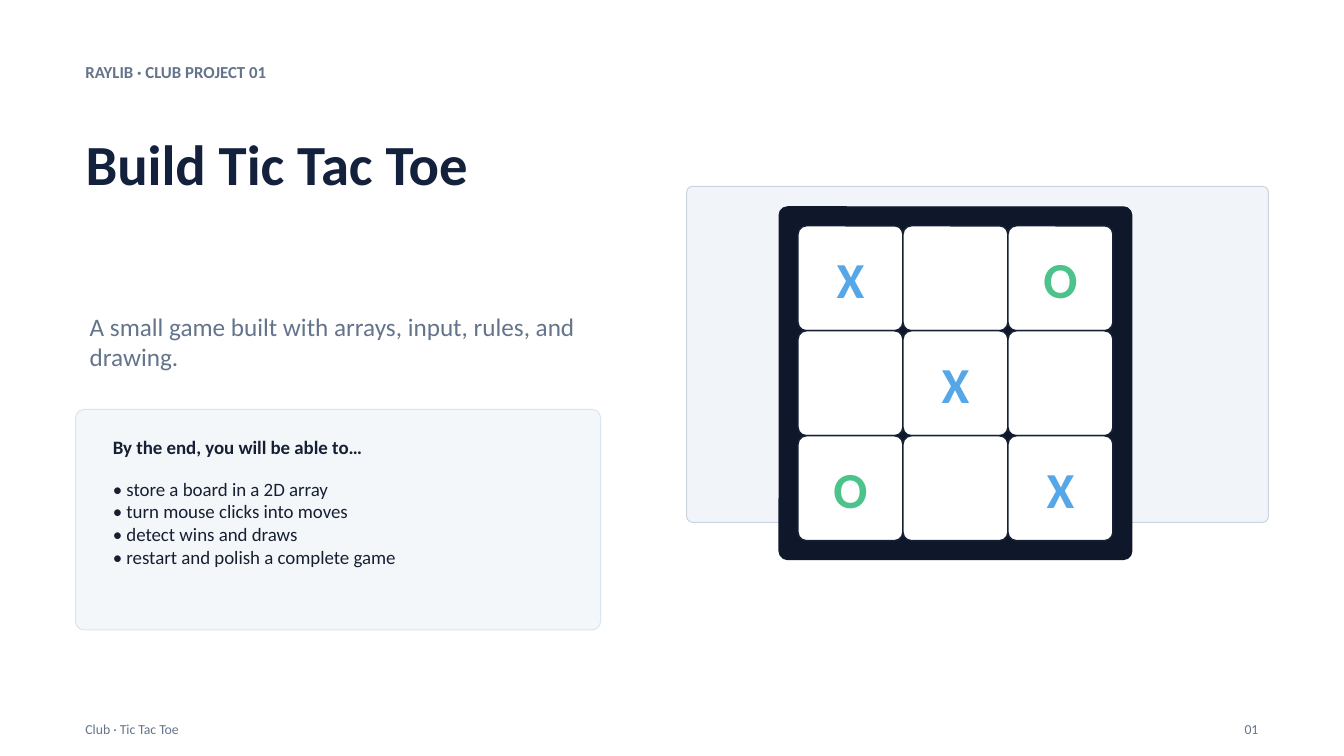
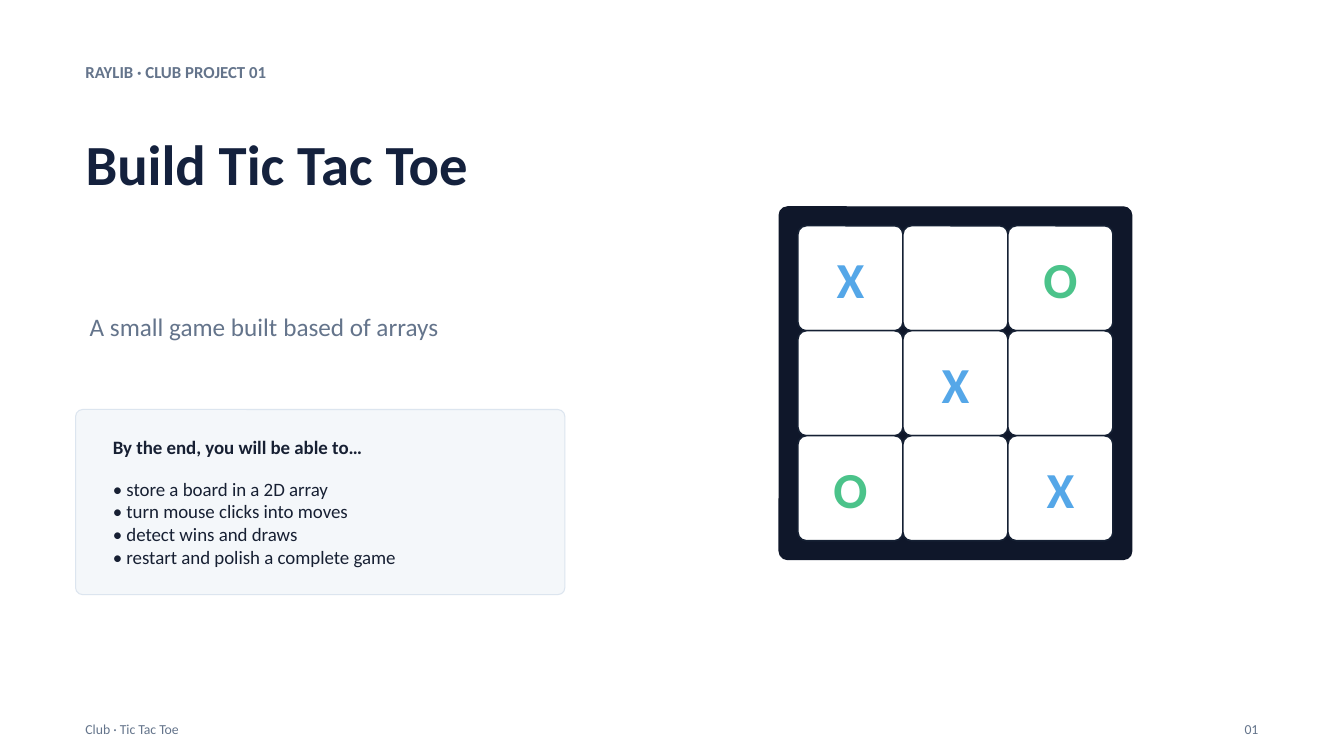
Before and after one commit to Akil0814/Club_code, a slide deck: slide 1 of 1-TicTacToe/tic_tac_toe.pptx. Drawn at 1344x756 pixels with LibreOffice and Linux fonts; fonts in the diff are those of the drawing. Boxes give left, top, right and bottom in pixels: in the first picture for what was removed or moved away, otherwise in the second. Text is boxed around its words. In the diff, an @@ line names an element or a change of style, - is before the commit and + after.

```diff
--- a/1-TicTacToe/tic_tac_toe.pptx
+++ b/1-TicTacToe/tic_tac_toe.pptx
@@ rounded rectangle removed at [687,187,1268,522] @@
@@ text at [90,318,438,341]: text changed @@
-A small game built with arrays, input, rules, and drawing.
+A small game built based of arrays
@@ rounded rectangle: place and size @@
-rounded rectangle at [76,409,601,630]
+rounded rectangle at [76,409,565,595]
```
Also in this commit, not shown: 3 other files.
